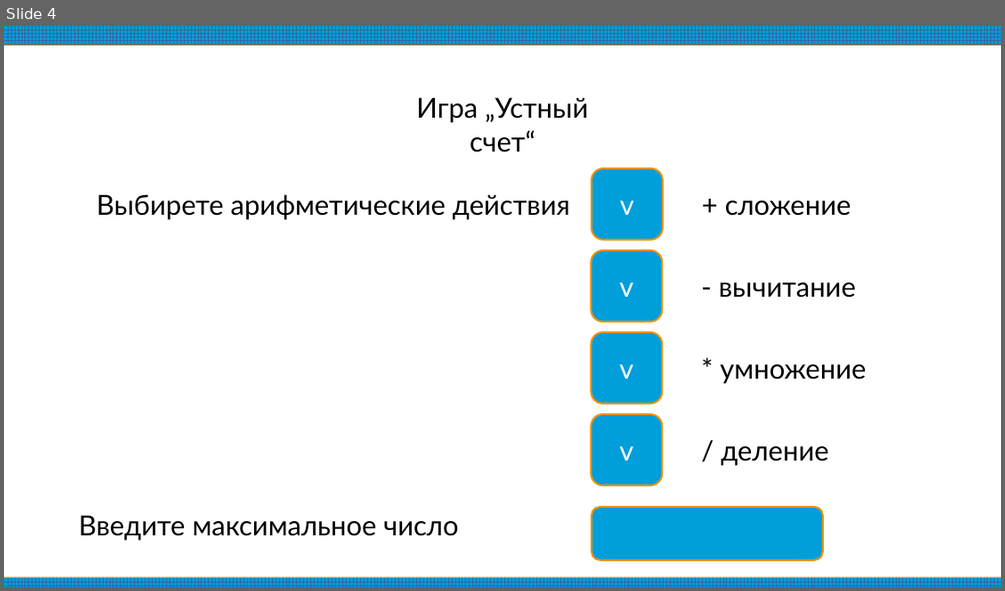
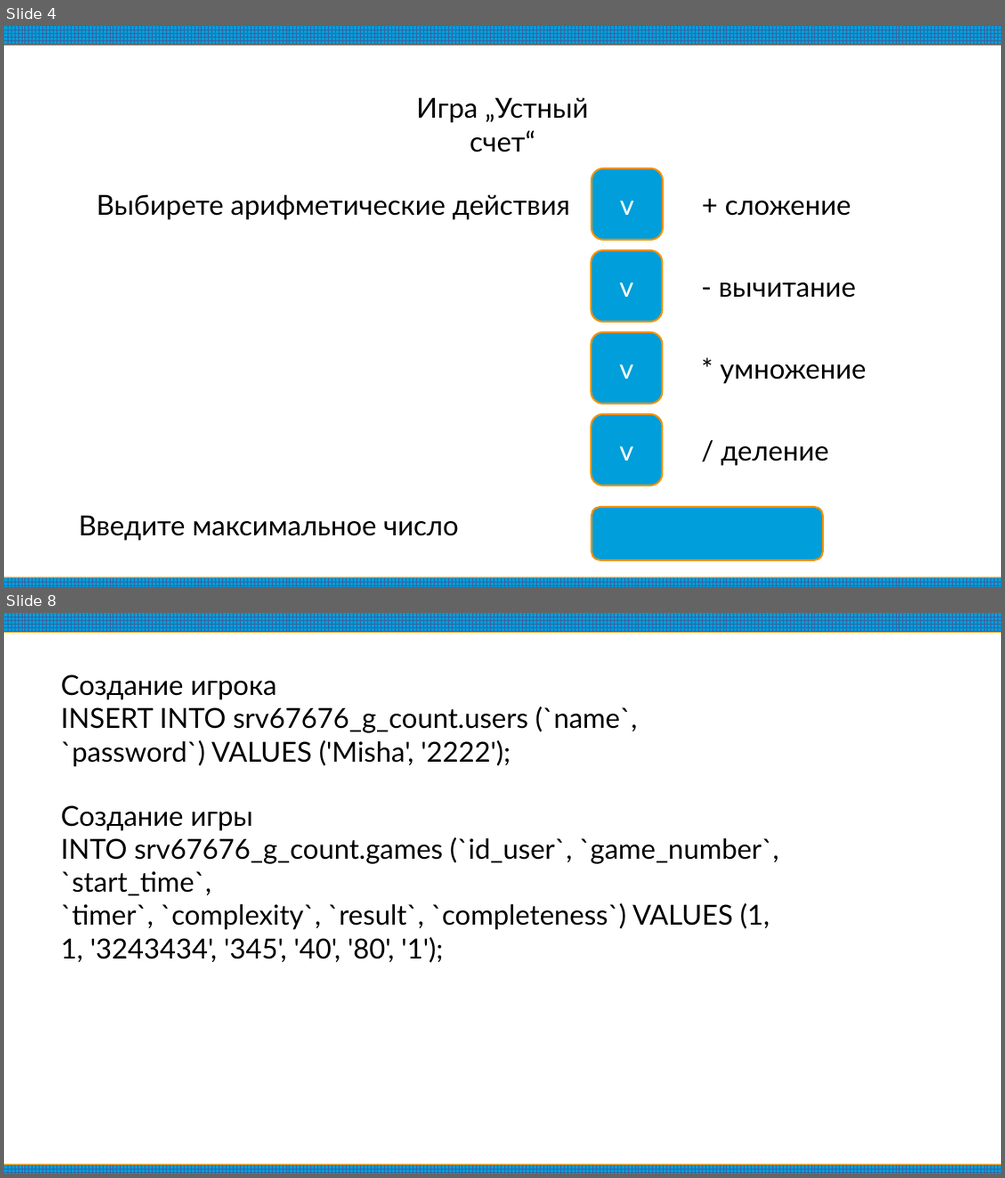
Before and after one commit to Golovastov84/game-verbal-count, a slide deck: game-verbal-count.odp. Shown one above the other, each under a label of ours: slide 4 before the commit, slides 4 and 8 after it; the slides between them are not shown. The pictures are 1005x591 and 1005x1178 pixels, drawn with LibreOffice and Linux fonts; fonts in the diff are those of the drawing. Boxes give left, top, right and bottom in pixels: in the first picture for what was removed or moved away, otherwise in the second. Text is boxed around its words. In the diff, an @@ line names an element or a change of style, - is before the commit and + after.

Commit message:
ready game

```diff
--- a/game-verbal-count.odp
+++ b/game-verbal-count.odp
@@ slide 8 added at (4,613,1001,1174), background #FFFFFF; not listed: 2 template elements that a slide beside it also shows @@
@@ text added at (61,674,638,767), 22 pt, text #000000 @@
+Создание игрока
+INSERT INTO srv67676_g_count.users (`name`, `password`) VALUES ('Misha', '2222');
@@ text added at (61,805,778,963), 22 pt, text #000000 @@
+Создание игры
+INTO srv67676_g_count.games (`id_user`, `game_number`, `start_time`,
+`timer`, `complexity`, `result`, `completeness`) VALUES (1, 1, '3243434', '345', '40', '80', '1');
```
Also in this commit, not shown: 4 slides changed, 2 other slides added, 2 other files.
